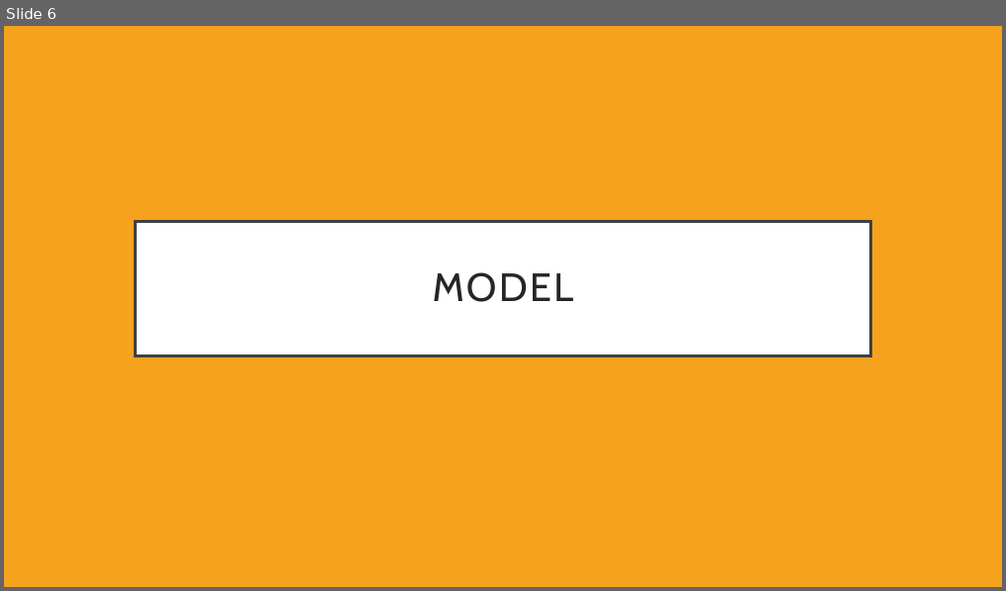
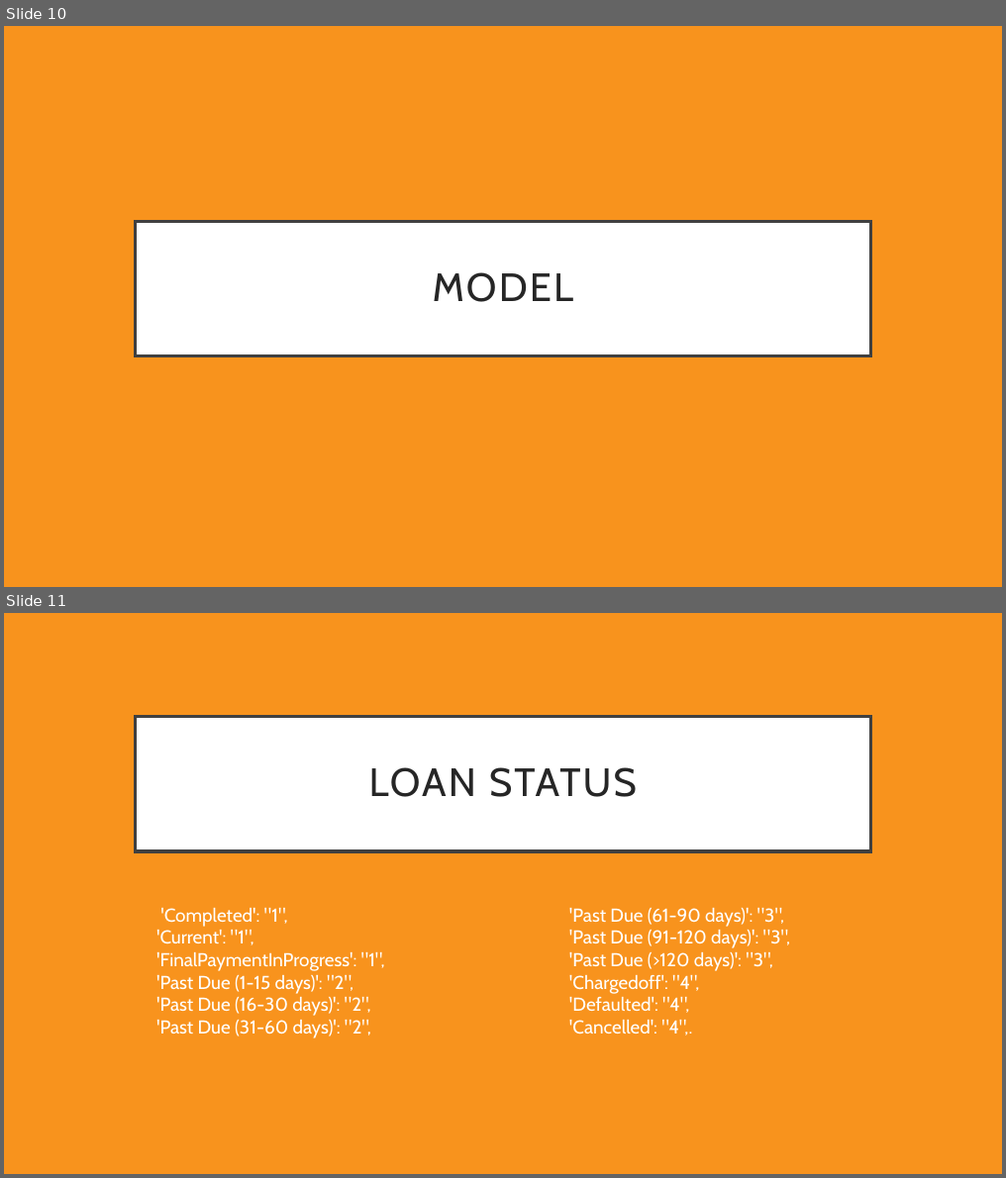
Before and after one commit to LachlanPotter33/Proj-4-Group-3, a slide deck: Presentation.pptx. Shown one above the other, each under a label of ours: slide 6 before the commit, slides 10 and 11 after it. The pictures are 1006x591 and 1006x1178 pixels, drawn with LibreOffice and Linux fonts; fonts in the diff are those of the drawing. Boxes give left, top, right and bottom in pixels: in the first picture for what was removed or moved away, otherwise in the second. Text is boxed around its words. In the diff, an @@ line names an element or a change of style, - is before the commit and + after.

```diff
--- a/Presentation.pptx
+++ b/Presentation.pptx
@@ slide 11 added at box(4, 613, 1002, 1174), background #F8931D @@
@@ title added at box(135, 717, 871, 852), fill #FFFFFF, outline #404040 3 pt, 38 pt, text #262626 @@
+LOAN STATUS
@@ text added at box(156, 908, 385, 1039), 18 pt, text #FFFFFF @@
+'Completed': "1",
+'Current': "1",
+'FinalPaymentInProgress': "1",
+'Past Due (1-15 days)': "2",
+'Past Due (16-30 days)': "2",
+'Past Due (31-60 days)': "2",
@@ text added at box(569, 908, 791, 1036), 18 pt, text #FFFFFF @@
+'Past Due (61-90 days)': "3",
+'Past Due (91-120 days)': "3",
+'Past Due (>120 days)': "3",
+'Chargedoff': "4",
+'Defaulted': "4",
+'Cancelled': "4",.
@@ what was slide 6 is now slide 10 @@
@@ slide 10 changed as well @@
@@ background #F6A21D to #F8931D @@
```
Also in this commit, not shown: 11 other slides changed, 10 other slides added, 3 slides removed, 5 other files.
